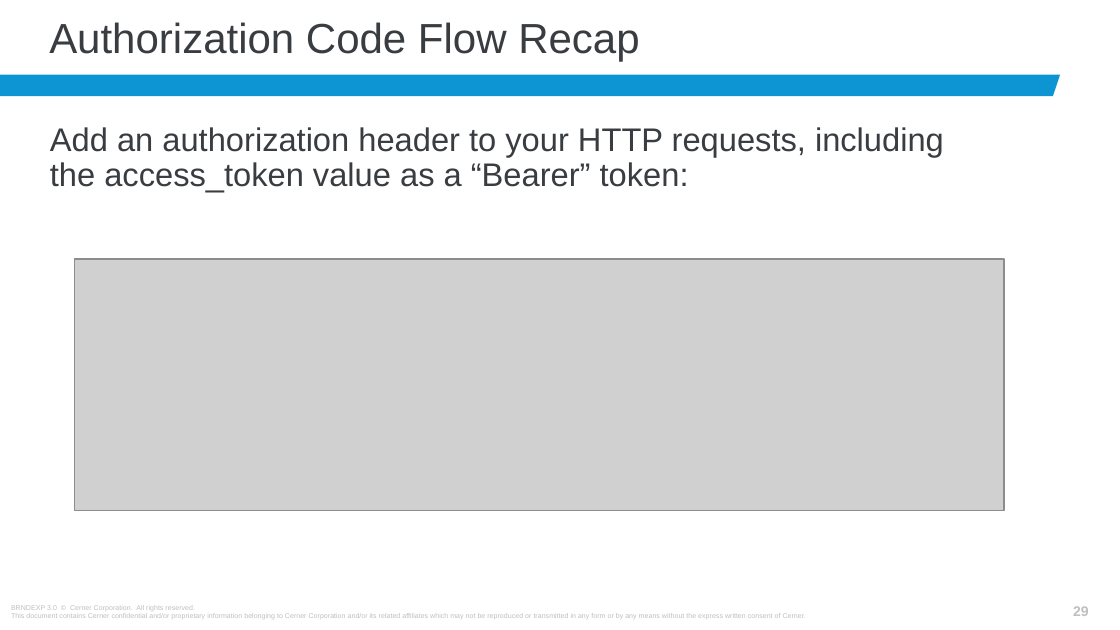
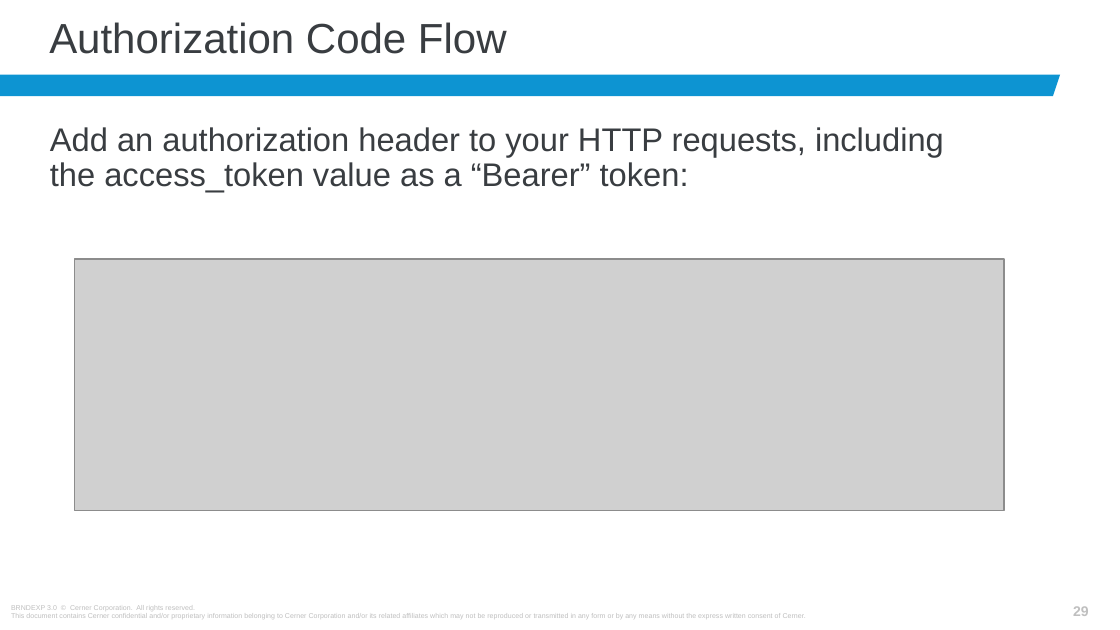
Before and after one commit to cerner/code-learning-lab, a slide deck: slide 29 of authorization/smart-authorization-presentation-july-2017.pptx. Drawn at 1120x630 pixels with LibreOffice and Linux fonts; fonts in the diff are those of the drawing; grey boxes stand for pictures. Boxes give left, top, right and bottom in pixels: in the first picture for what was removed or moved away, otherwise in the second. Text is boxed around its words. In the diff, an @@ line names an element or a change of style, - is before the commit and + after.

```diff
--- a/authorization/smart-authorization-presentation-july-2017.pptx
+++ b/authorization/smart-authorization-presentation-july-2017.pptx
@@ title at bbox=[49, 22, 507, 54]: text changed @@
-Authorization Code Flow Recap
+Authorization Code Flow
```
Also in this commit, not shown: 12 other slides changed.
